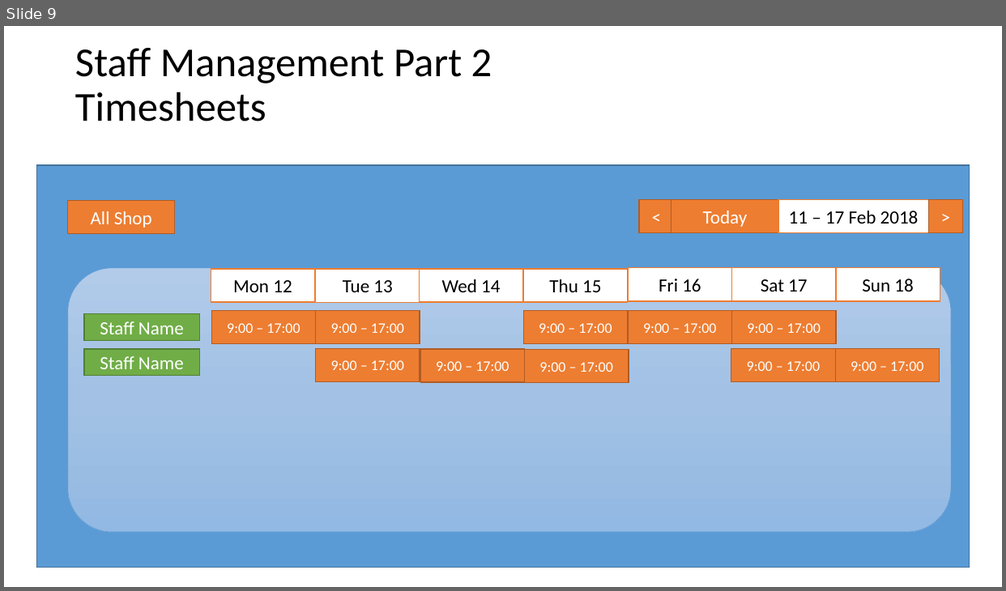
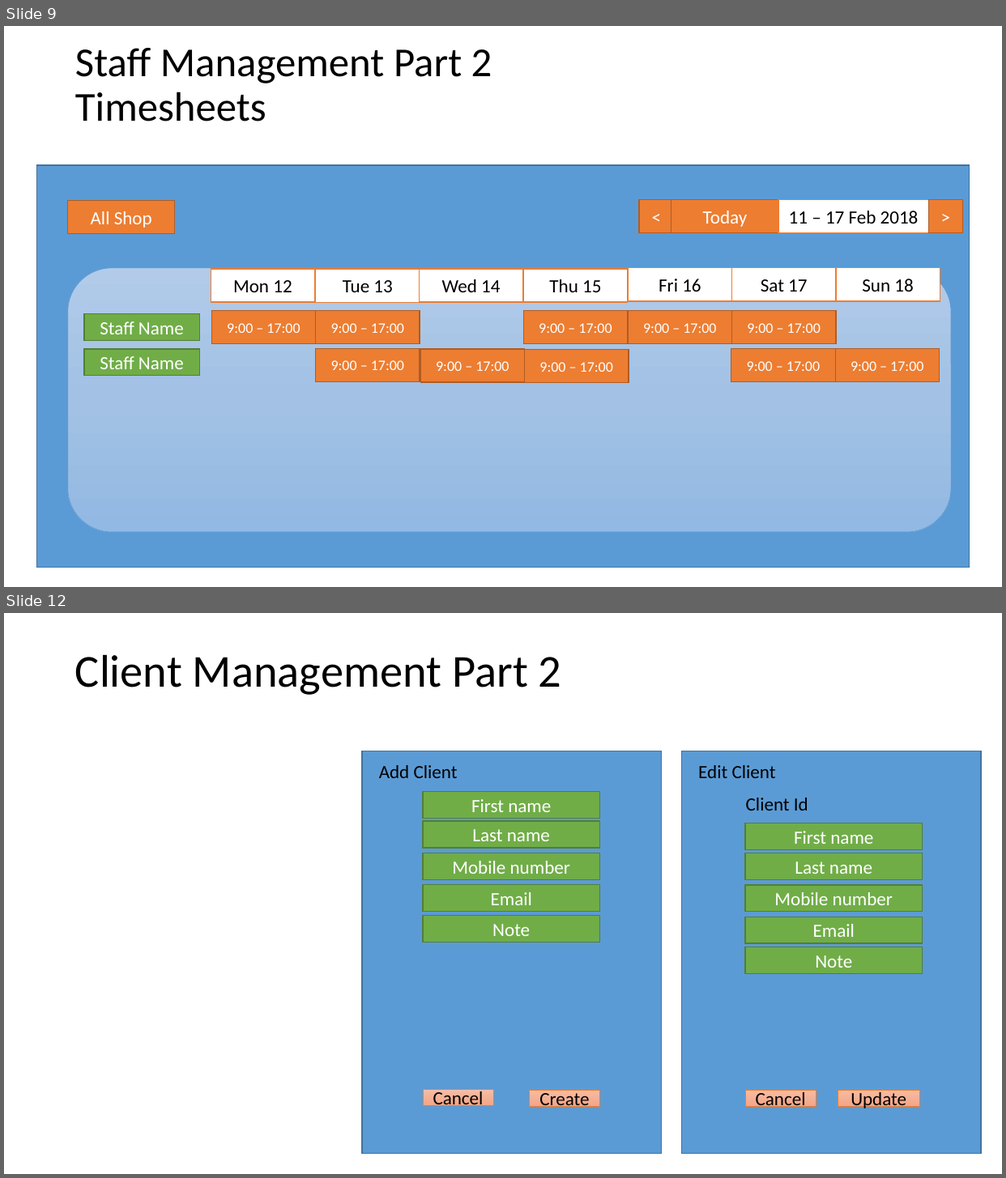
Before and after one commit to SnowFox108/HerbAppointment, a slide deck: SupportFiles/Documents/SketchFlow.pptx. Shown one above the other, each under a label of ours: slide 9 before the commit, slides 9 and 12 after it; the slides between them are not shown. The pictures are 1006x591 and 1006x1178 pixels, drawn with LibreOffice and Linux fonts; fonts in the diff are those of the drawing. Boxes give left, top, right and bottom in pixels: in the first picture for what was removed or moved away, otherwise in the second. Text is boxed around its words. In the diff, an @@ line names an element or a change of style, - is before the commit and + after.

```diff
--- a/SupportFiles/Documents/SketchFlow.pptx
+++ b/SupportFiles/Documents/SketchFlow.pptx
@@ slide 12 added at [4,613,1002,1174], background #FFFFFF @@
@@ title added at [75,654,562,695], 44 pt, text #000000 @@
+Client Management Part 2
@@ rectangle added at [362,752,661,1153], fill #5B9BD5, outline #43739E 1 pt @@
@@ rectangle added at [681,752,981,1153], fill #5B9BD5, outline #43739E 1 pt @@
@@ text added at [379,765,458,778], 18 pt, text #000000 @@
+Add Client
@@ text added at [698,765,776,778], 18 pt, text #000000 @@
+Edit Client
@@ rectangle added at [423,791,600,818], fill #70AD47, outline #538035 1 pt, 18 pt, text #FFFFFF @@
+First name
@@ text added at [746,798,808,811], 18 pt, text #000000 @@
+Client Id
@@ rectangle added at [423,821,600,848], fill #70AD47, outline #538035 1 pt, 18 pt, text #FFFFFF @@
+Last name
@@ rectangle added at [745,824,923,850], fill #70AD47, outline #538035 1 pt, 18 pt, text #FFFFFF @@
+First name
@@ rectangle added at [423,854,600,880], fill #70AD47, outline #538035 1 pt, 18 pt, text #FFFFFF @@
+Mobile number
@@ rectangle added at [745,854,923,880], fill #70AD47, outline #538035 1 pt, 18 pt, text #FFFFFF @@
+Last name
@@ rectangle added at [423,884,600,912], fill #70AD47, outline #538035 1 pt, 18 pt, text #FFFFFF @@
+Email
@@ rectangle added at [745,885,923,913], fill #70AD47, outline #538035 1 pt, 18 pt, text #FFFFFF @@
+Mobile number
@@ rectangle added at [423,915,600,943], fill #70AD47, outline #538035 1 pt, 18 pt, text #FFFFFF @@
+Note
@@ rectangle added at [745,917,923,944], fill #70AD47, outline #538035 1 pt, 18 pt, text #FFFFFF @@
+Email
@@ rectangle added at [745,948,923,974], fill #70AD47, outline #538035 1 pt, 18 pt, text #FFFFFF @@
+Note
@@ rectangle added at [423,1090,493,1105], fill gradient #F7BDA5 to #F5B196 to #F8A582, outline #ED7D31 0.5 pt, 18 pt, text #000000 @@
+Cancel
@@ rectangle added at [530,1091,600,1106], fill gradient #F7BDA5 to #F5B196 to #F8A582, outline #ED7D31 0.5 pt, 18 pt, text #000000 @@
+Create
@@ rectangle added at [745,1091,816,1106], fill gradient #F7BDA5 to #F5B196 to #F8A582, outline #ED7D31 0.5 pt, 18 pt, text #000000 @@
+Cancel
@@ rectangle added at [838,1091,919,1106], fill gradient #F7BDA5 to #F5B196 to #F8A582, outline #ED7D31 0.5 pt, 18 pt, text #000000 @@
+Update
```
Also in this commit, not shown: 7 slides changed, 4 other slides added.
